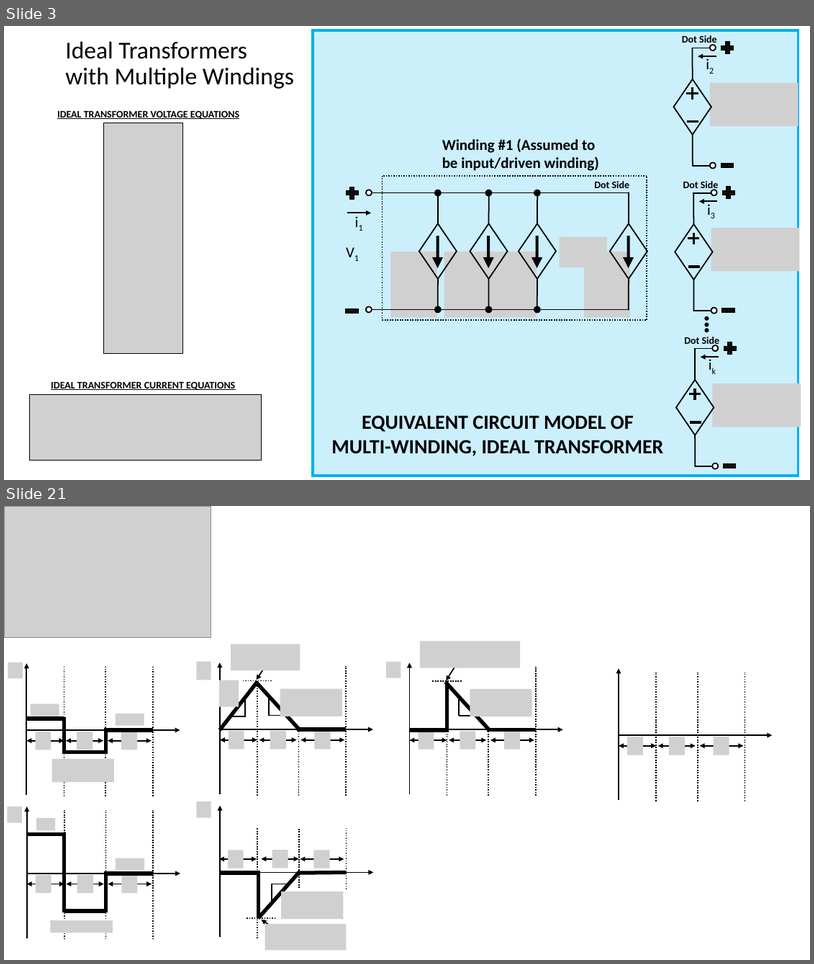
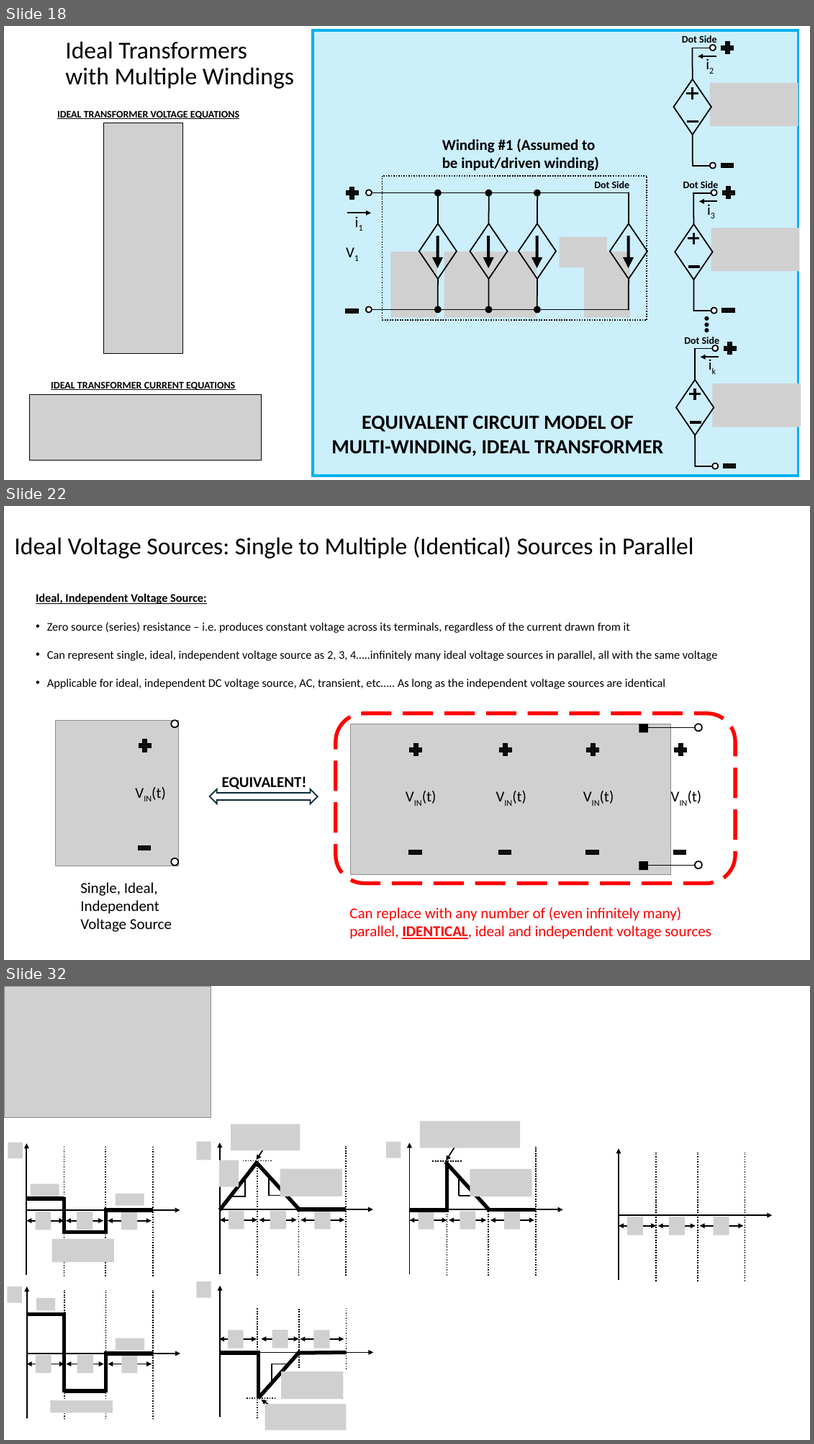
Before and after one commit to vvugh0159/LTspice_Projects, a slide deck: Flyback_Converter/Transformers_and_Flyback_Converter_DCM.pptx. Shown one above the other, each under a label of ours: slides 3 and 21 before the commit, slides 18, 22 and 32 after it; the slides between them are not shown. The pictures are 814x964 and 814x1444 pixels, drawn with LibreOffice and Linux fonts; fonts in the diff are those of the drawing; grey boxes stand for pictures; background and template pictures are left out. Boxes give left, top, right and bottom in pixels: in the first picture for what was removed or moved away, otherwise in the second. Text is boxed around its words. In the diff, an @@ line names an element or a change of style, - is before the commit and + after.

```diff
--- a/Flyback_Converter/Transformers_and_Flyback_Converter_DCM.pptx
+++ b/Flyback_Converter/Transformers_and_Flyback_Converter_DCM.pptx
@@ slide 22 added at (x1=4, y1=506, x2=810, y2=960), background #FFFFFF @@
@@ title added at (x1=14, y1=536, x2=694, y2=559), 28.8 pt, text #000000 @@
+Ideal Voltage Sources: Single to Multiple (Identical) Sources in Parallel
@@ text added at (x1=36, y1=593, x2=718, y2=689), 14 pt, text #000000 @@
+Ideal, Independent Voltage Source:
+• Zero source (series) resistance – i.e. produces constant voltage across its terminals, regardless of the current drawn from it
+• Can represent single, ideal, independent voltage source as 2, 3, 4…..infinitely many ideal voltage sources in parallel, all with the same voltage
+• Applicable for ideal, independent DC voltage source, AC, transient, etc….. As long as the independent voltage sources are identical
@@ picture added at (x1=55, y1=720, x2=179, y2=866) @@
@@ ellipse added at (x1=171, y1=720, x2=178, y2=728), fill #FFFFFF, outline #000000 1.5 pt @@
@@ rounded rectangle added at (x1=336, y1=713, x2=736, y2=883), outline #FF0000 4.5 pt dashed @@
@@ plus sign added at (x1=137, y1=737, x2=154, y2=754), fill #0D0D0D, outline #000000 1.5 pt @@
@@ picture added at (x1=350, y1=724, x2=671, y2=875) @@
@@ plus sign added at (x1=408, y1=741, x2=424, y2=758), fill #0D0D0D, outline #000000 1.5 pt @@
@@ plus sign added at (x1=498, y1=741, x2=514, y2=758), fill #0D0D0D, outline #000000 1.5 pt @@
@@ plus sign added at (x1=585, y1=741, x2=602, y2=758), fill #0D0D0D, outline #000000 1.5 pt @@
@@ rectangle added at (x1=639, y1=723, x2=648, y2=732), fill #000000 @@
@@ line added from (642, 728) to (695, 728), #000000 1 pt @@
@@ plus sign added at (x1=673, y1=741, x2=689, y2=758), fill #0D0D0D, outline #000000 1.5 pt @@
@@ ellipse added at (x1=695, y1=723, x2=702, y2=731), fill #FFFFFF, outline #000000 1.5 pt @@
@@ text added at (x1=222, y1=776, x2=307, y2=789), 18 pt, text #000000, bold @@
+EQUIVALENT!
@@ text added at (x1=152, y1=787, x2=166, y2=800), 18 pt, text #000000 @@
+VIN(t)
@@ left right arrow added at (x1=210, y1=789, x2=318, y2=803), fill #FFFFFF, outline #092A39 1.5 pt @@
@@ text added at (x1=422, y1=790, x2=437, y2=803), 18 pt, text #000000 @@
+VIN(t)
@@ text added at (x1=512, y1=790, x2=527, y2=803), 18 pt, text #000000 @@
+VIN(t)
@@ text added at (x1=600, y1=790, x2=615, y2=803), 18 pt, text #000000 @@
+VIN(t)
@@ text added at (x1=688, y1=790, x2=702, y2=803), 18 pt, text #000000 @@
+VIN(t)
@@ math minus added at (x1=136, y1=839, x2=153, y2=856), fill #0D0D0D, outline #000000 1.5 pt @@
@@ math minus added at (x1=407, y1=844, x2=424, y2=860), fill #0D0D0D, outline #000000 1.5 pt @@
@@ math minus added at (x1=498, y1=844, x2=514, y2=860), fill #0D0D0D, outline #000000 1.5 pt @@
@@ math minus added at (x1=585, y1=844, x2=601, y2=860), fill #0D0D0D, outline #000000 1.5 pt @@
@@ math minus added at (x1=672, y1=844, x2=689, y2=860), fill #0D0D0D, outline #000000 1.5 pt @@
@@ ellipse added at (x1=171, y1=858, x2=178, y2=865), fill #FFFFFF, outline #000000 1.5 pt @@
@@ rectangle added at (x1=639, y1=861, x2=648, y2=870), fill #000000 @@
@@ line added from (642, 865) to (695, 865), #000000 1 pt @@
@@ ellipse added at (x1=695, y1=861, x2=702, y2=868), fill #FFFFFF, outline #000000 1.5 pt @@
@@ text added at (x1=80, y1=882, x2=172, y2=932), 18 pt, text #000000 @@
+Single, Ideal, Independent Voltage Source
@@ text added at (x1=350, y1=907, x2=712, y2=939), 18 pt, text #FF0000 @@
+Can replace with any number of (even infinitely many) parallel, IDENTICAL, ideal and independent voltage sources
@@ what was slide 3 is now slide 18 @@
@@ what was slide 21 is now slide 32 @@
```
Also in this commit, not shown: 4 slides changed, 10 other slides added, 8 other files.
